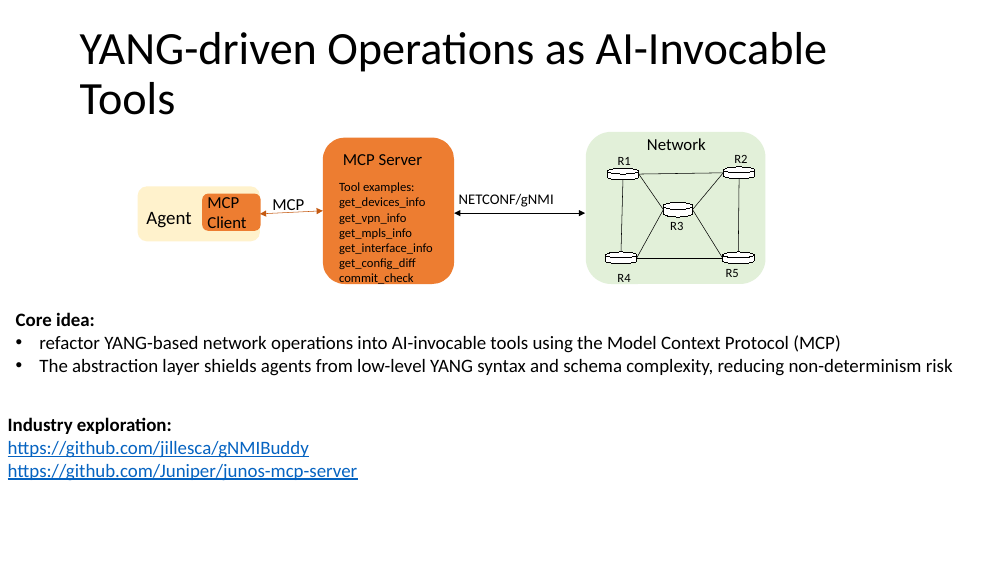
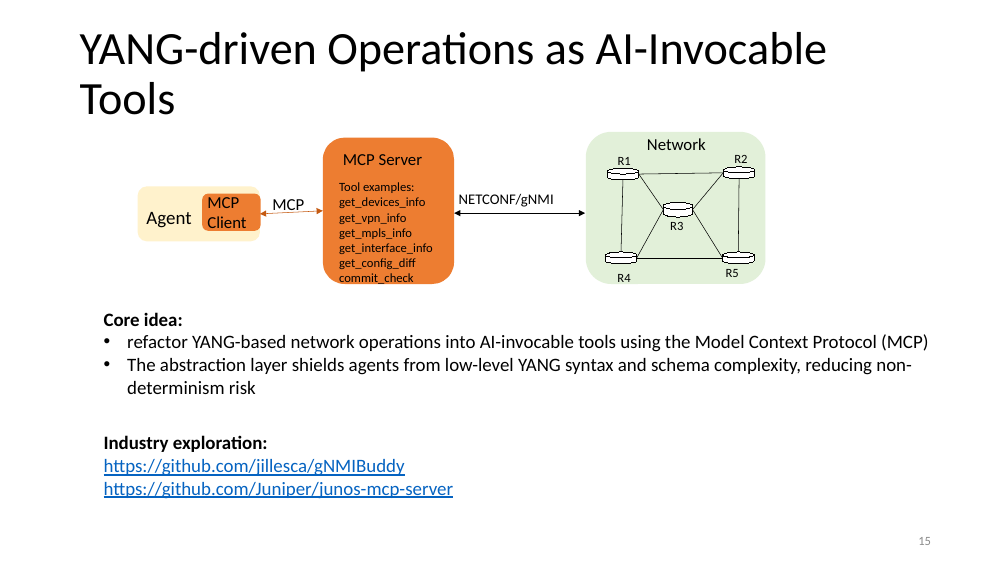
Before and after one commit to QiufangMa/AgentImpact2YANG, a slide deck: slide 14 of Side Meetings/AgentImpact2YANG.pptx (slide 15 before the commit). Drawn at 1008x567 pixels with LibreOffice and Linux fonts; fonts in the diff are those of the drawing. Boxes give left, top, right and bottom in pixels: in the first picture for what was removed or moved away, otherwise in the second. Text is boxed around its words. In the diff, an @@ line names an element or a change of style, - is before the commit and + after.

```diff
--- a/Side Meetings/AgentImpact2YANG.pptx
+++ b/Side Meetings/AgentImpact2YANG.pptx
@@ text "Core idea:" rewrapped from box(16, 312, 953, 376) to box(104, 312, 928, 394) @@
@@ text "Industry exploration:": place and size @@
-text "Industry exploration:" at box(8, 417, 358, 481)
+text "Industry exploration:" at box(104, 435, 454, 499)
@@ text added at box(918, 537, 931, 545), 12 pt, text #8C8C8C @@
+15
```
Also in this commit, not shown: 13 other slides changed, 3 slides added, 2 slides removed, 1 other file.
